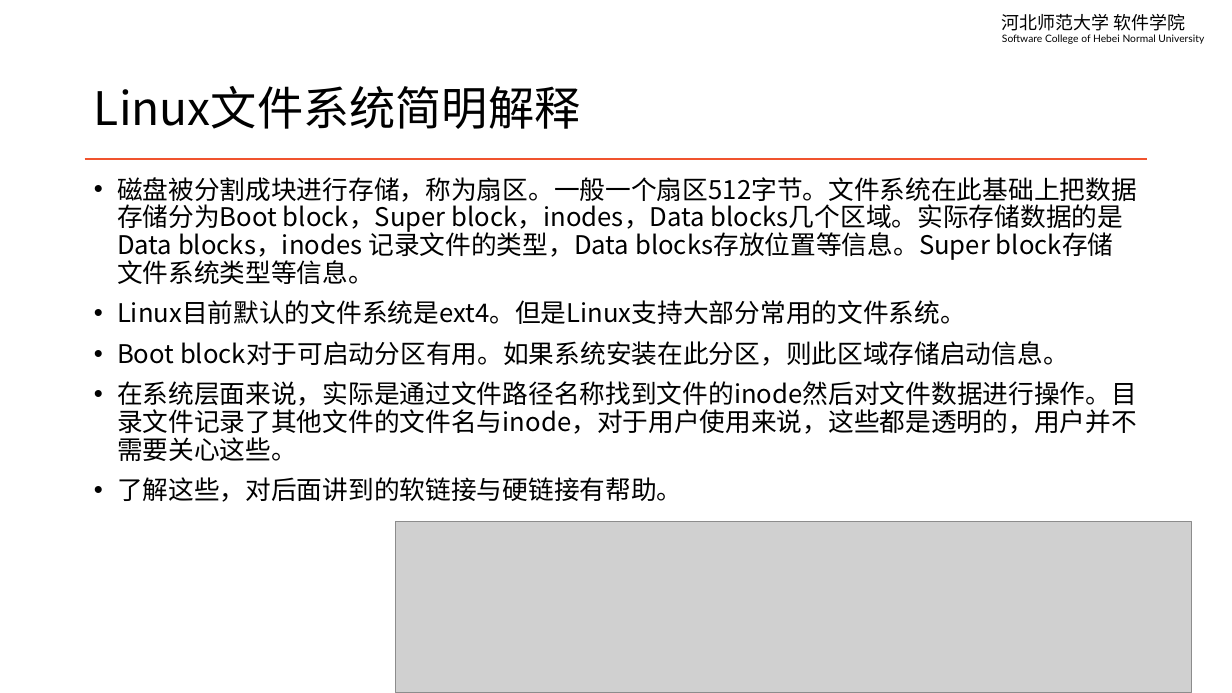
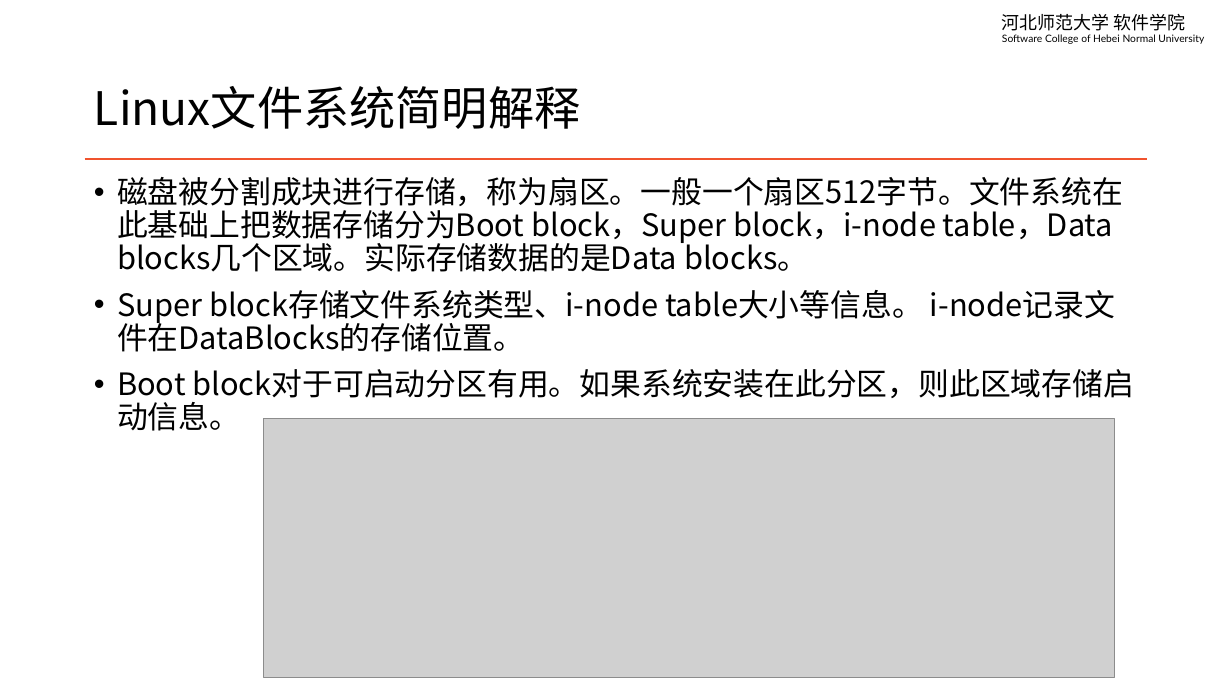
Before and after one commit to edu2act/course-linux-system, a slide deck: slide 3 of materials/slides/ch08-file-management.pptx. Drawn at 1232x693 pixels with LibreOffice and Linux fonts; fonts in the diff are those of the drawing; grey boxes stand for pictures. Boxes give left, top, right and bottom in pixels: in the first picture for what was removed or moved away, otherwise in the second. Text is boxed around its words. In the diff, an @@ line names an element or a change of style, - is before the commit and + after.

```diff
--- a/materials/slides/ch08-file-management.pptx
+++ b/materials/slides/ch08-file-management.pptx
@@ text at (x1=117, y1=177, x2=1123, y2=352): text changed; size 20 to 24 pt @@
-• 磁盘被分割成块进行存储，称为扇区。一般一个扇区512字节。文件系统在此基础上把数据存储分为Boot block，Super block，inodes，Data blocks几个区域。实际存储数据的是Data blocks，inodes 记录文件的类型，Data blocks存放位置等信息。Super block存储文件系统类型等信息。
-• Linux目前默认的文件系统是ext4。但是Linux支持大部分常用的文件系统。
+• 磁盘被分割成块进行存储，称为扇区。一般一个扇区512字节。文件系统在此基础上把数据存储分为Boot block，Super block，i-node table，Data blocks几个区域。实际存储数据的是Data blocks。
+• Super block存储文件系统类型、i-node table大小等信息。 i-node记录文件在DataBlocks的存储位置。
@@ text at (x1=117, y1=381, x2=1137, y2=502): paragraphs removed @@
-• 在系统层面来说，实际是通过文件路径名称找到文件的inode然后对文件数据进行操作。目录文件记录了其他文件的文件名与inode，对于用户使用来说，这些都是透明的，用户并不需要关心这些。
-• 了解这些，对后面讲到的软链接与硬链接有帮助。
@@ text at (x1=117, y1=369, x2=1135, y2=431): size 20 to 24 pt in "Boot block对于可启动分区有用。如果系统安装在此分区，则此区域存储启动信息。" @@
@@ picture added at (x1=263, y1=419, x2=1114, y2=678) @@
@@ picture removed at (x1=396, y1=521, x2=1192, y2=693) @@
```
Also in this commit, not shown: 10 other slides changed, 2 slides added, 2 other files.
